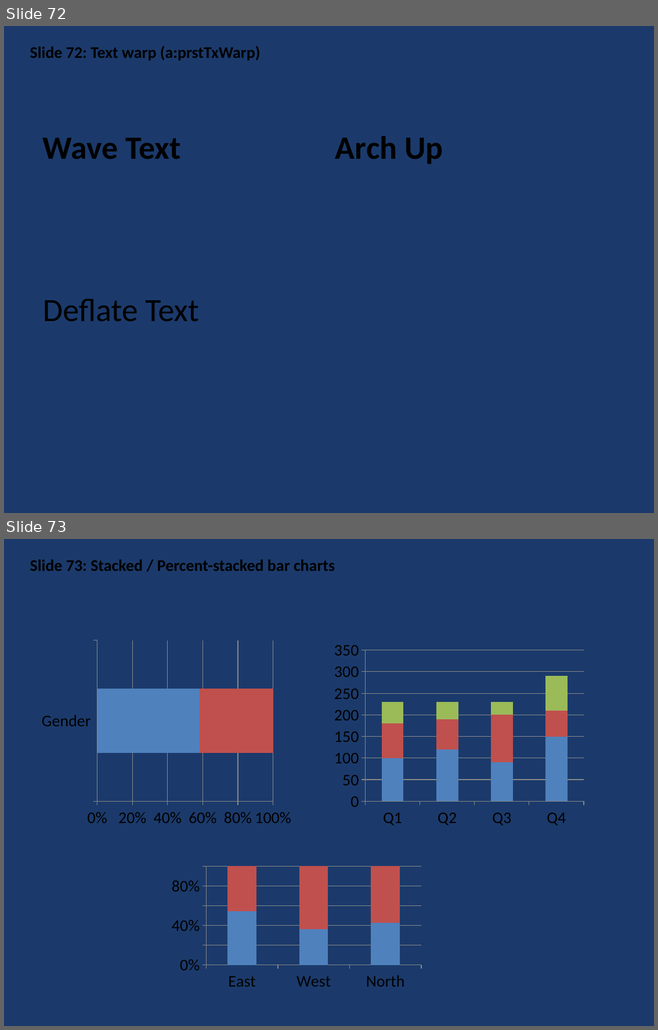
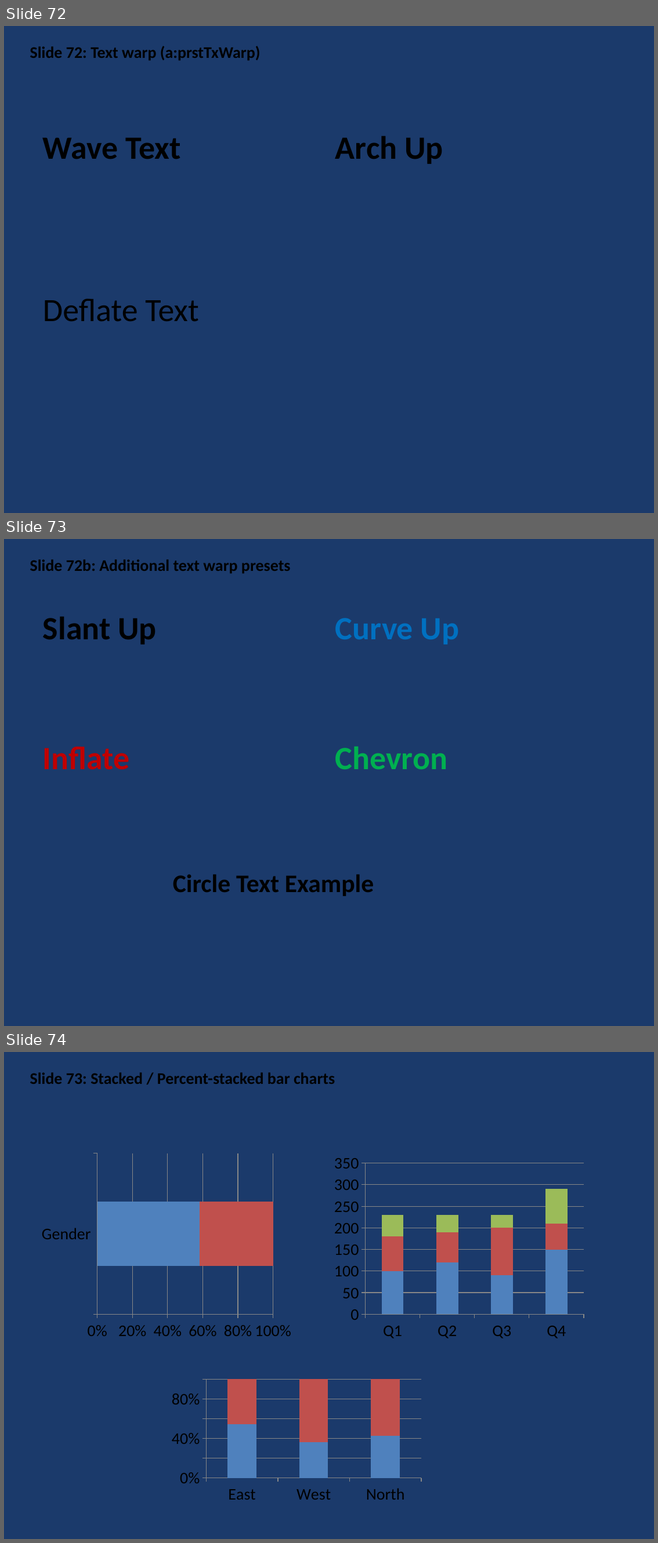
Before and after one commit to t-ujiie-g/pptx-svg, a slide deck: test_fixtures/test_features.pptx. Shown one above the other, each under a label of ours: slides 72 and 73 before the commit, slides 72, 73 and 74 after it. The pictures are 658x1030 and 658x1543 pixels, drawn with LibreOffice and Linux fonts; fonts in the diff are those of the drawing. Boxes give left, top, right and bottom in pixels: in the first picture for what was removed or moved away, otherwise in the second. Text is boxed around its words. In the diff, an @@ line names an element or a change of style, - is before the commit and + after.

```diff
--- a/test_fixtures/test_features.pptx
+++ b/test_fixtures/test_features.pptx
@@ slide 73 added at (4, 539, 654, 1026), background #1B3A6B @@
@@ text added at (30, 559, 291, 574), 18 pt, text #000000, bold @@
+Slide 72b: Additional text warp presets
@@ text added at (43, 617, 157, 645), 36 pt, text #000000, bold @@
+Slant Up
@@ text added at (43, 747, 130, 770), 36 pt, text #C00000, bold @@
+Inflate
@@ text added at (335, 747, 447, 770), 36 pt, text #00B050, bold @@
+Chevron
@@ text added at (173, 874, 373, 896), 28 pt, text #000000, bold @@
+Circle Text Example
@@ what was slide 73 is now slide 74 @@
```
Also in this commit, not shown: 7 other files.
